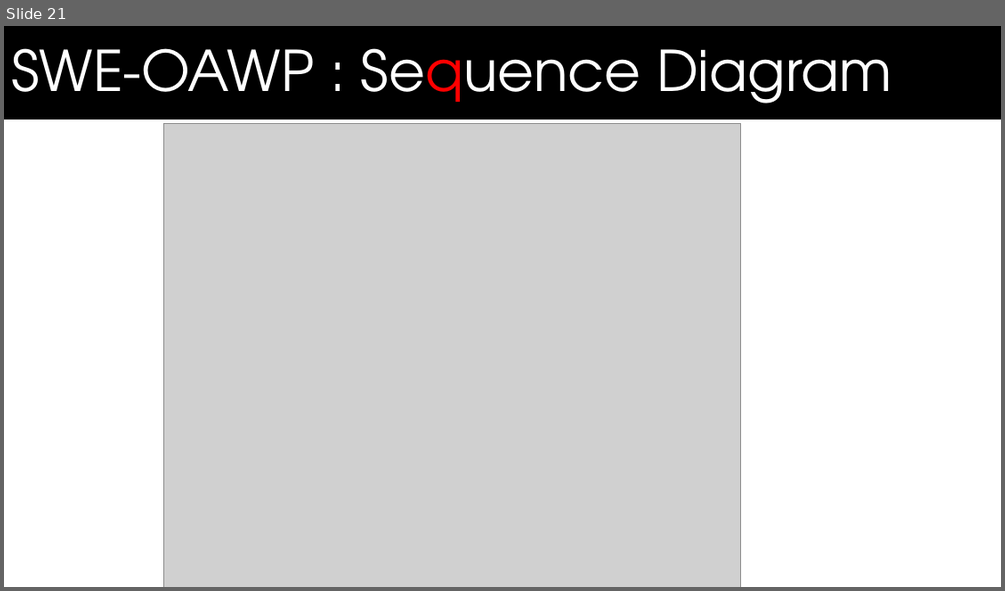
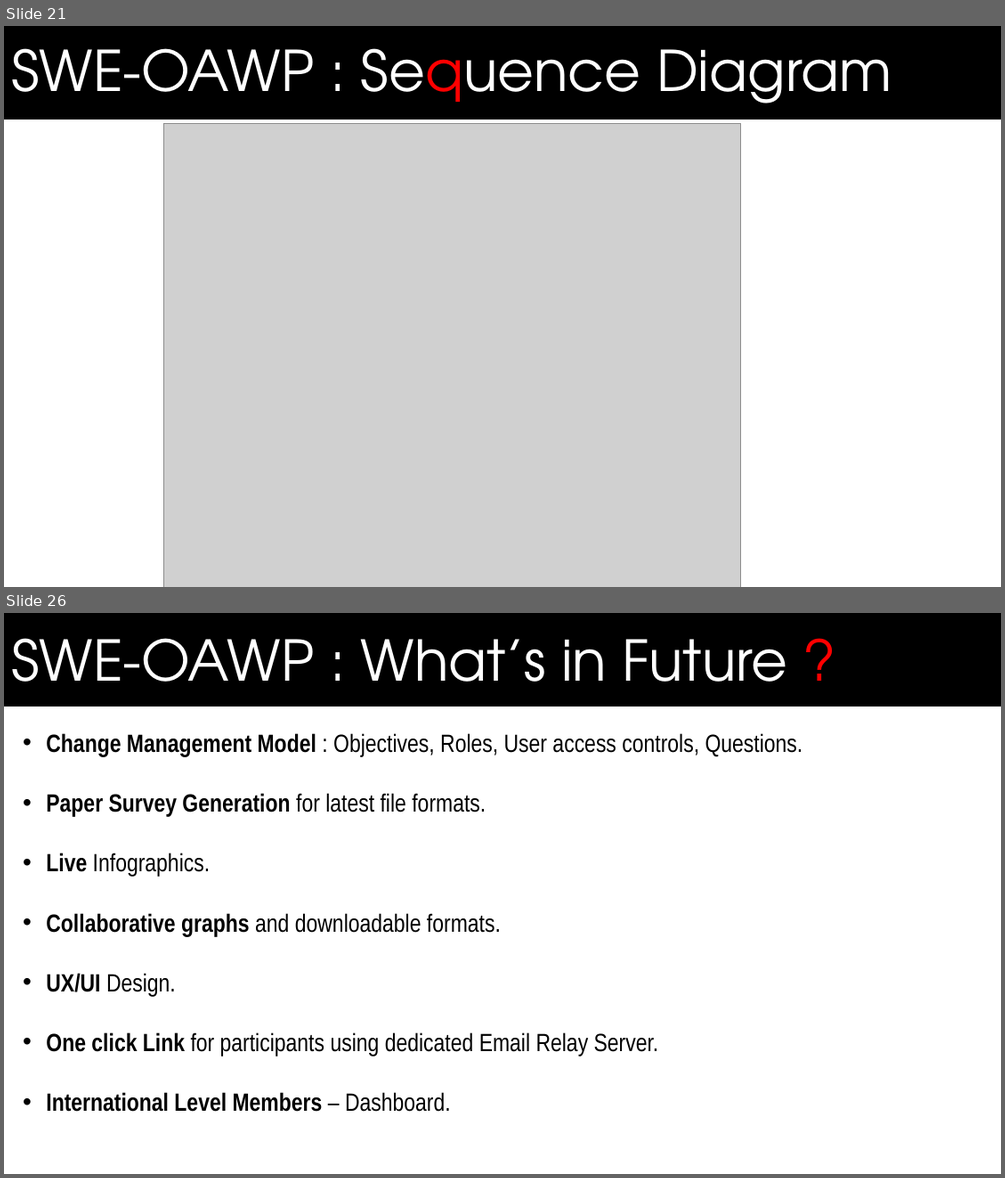
Before and after one commit to bhavyabatra/SWEN_Dynamo, a slide deck: Documentation/Master's Defense Presentation.pptx. Shown one above the other, each under a label of ours: slide 21 before the commit, slides 21 and 26 after it; the slides between them are not shown. The pictures are 1005x591 and 1005x1178 pixels, drawn with LibreOffice and Linux fonts; fonts in the diff are those of the drawing; grey boxes stand for pictures; background and template pictures are left out. Boxes give left, top, right and bottom in pixels: in the first picture for what was removed or moved away, otherwise in the second. Text is boxed around its words. In the diff, an @@ line names an element or a change of style, - is before the commit and + after.

```diff
--- a/Documentation/Master's Defense Presentation.pptx
+++ b/Documentation/Master's Defense Presentation.pptx
@@ slide 26 added at <box>4,613,1001,1174</box>, background #FFFFFF; not listed: 1 template element that a slide beside it also shows @@
@@ text added at <box>11,638,787,707</box>, 54 pt, text #FFFFFF @@
+SWE-OAWP : What’s in Future ?
@@ text added at <box>46,733,803,1111</box>, 24 pt, text #000000 @@
+• Change Management Model : Objectives, Roles, User access controls, Questions.
+• Paper Survey Generation for latest file formats.
+• Live Infographics.
+• Collaborative graphs and downloadable formats.
+• UX/UI Design.
+• One click Link for participants using dedicated Email Relay Server.
+• International Level Members – Dashboard.
```
Also in this commit, not shown: 3 slides changed, 3 other slides added, 2 slides removed.
